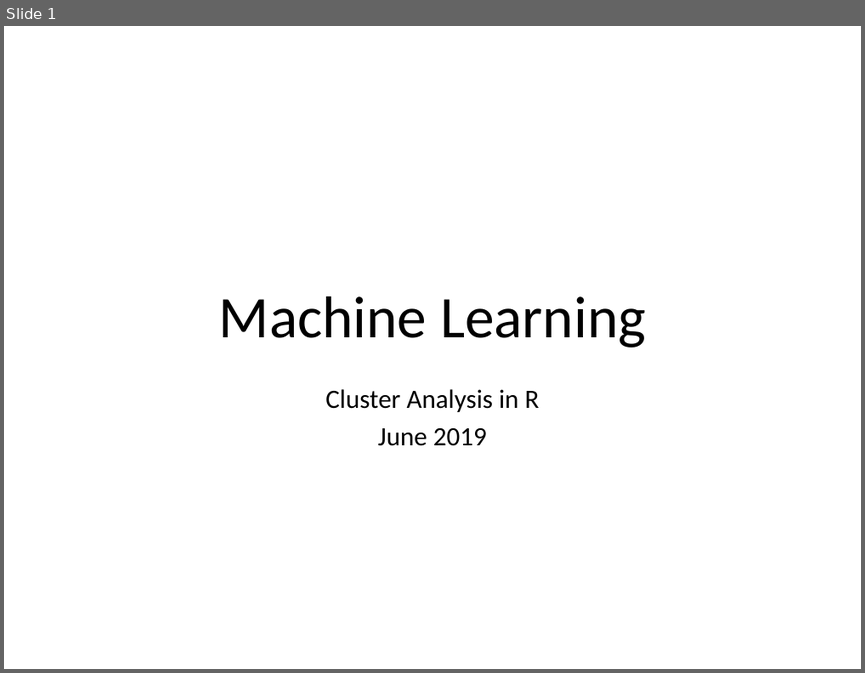
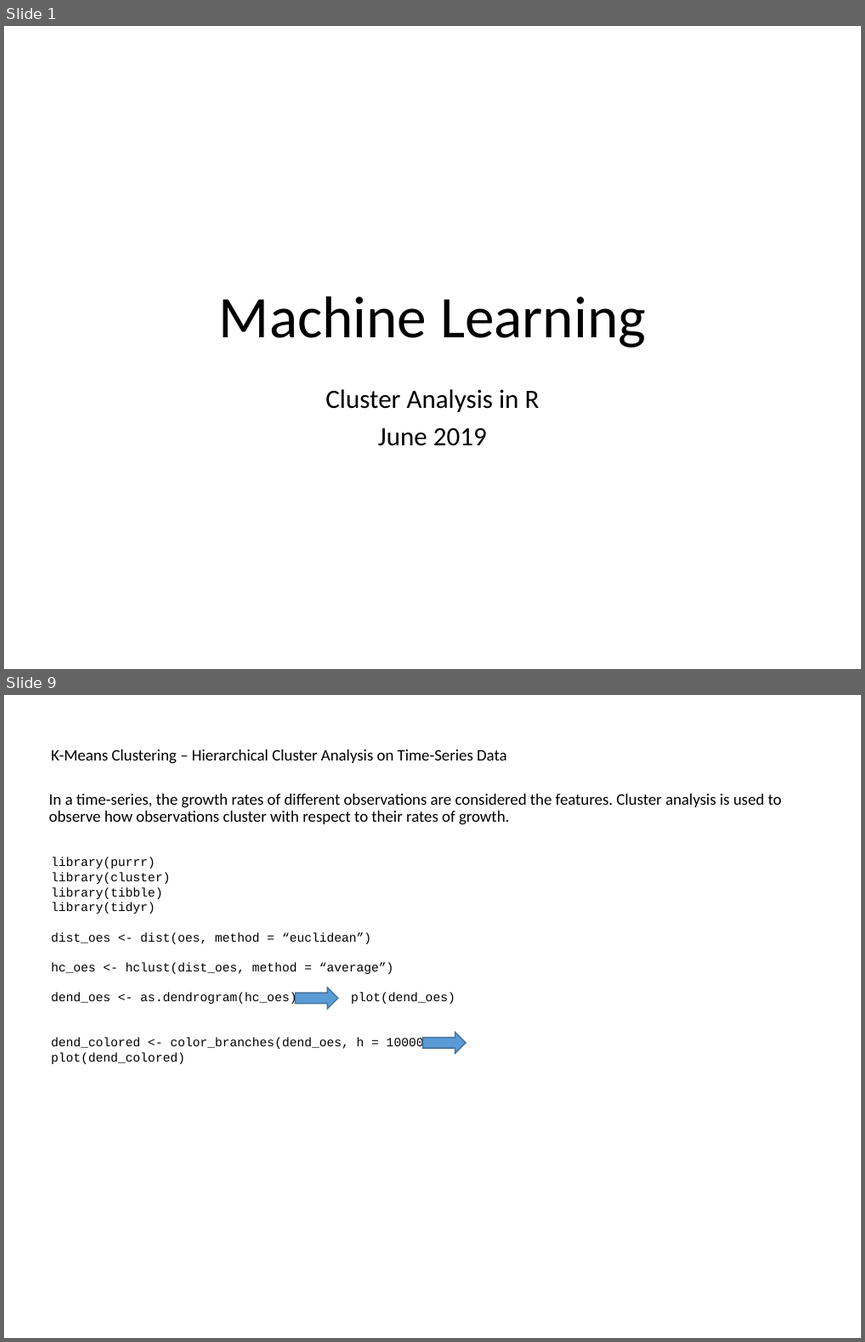
Before and after one commit to parcap/business-education, a slide deck: Track - Machine Learning/Cluster-Analysis-In-R/Cluster Analysis in R.pptx. Shown one above the other, each under a label of ours: slide 1 before the commit, slides 1 and 9 after it; the slides between them are not shown. The pictures are 865x673 and 865x1342 pixels, drawn with LibreOffice and Linux fonts; fonts in the diff are those of the drawing. Boxes give left, top, right and bottom in pixels: in the first picture for what was removed or moved away, otherwise in the second. Text is boxed around its words. In the diff, an @@ line names an element or a change of style, - is before the commit and + after.

```diff
--- a/Track - Machine Learning/Cluster-Analysis-In-R/Cluster Analysis in R.pptx
+++ b/Track - Machine Learning/Cluster-Analysis-In-R/Cluster Analysis in R.pptx
@@ slide 9 added at (4, 695, 861, 1338), background #FFFFFF @@
@@ text added at (51, 749, 506, 764), 13.5 pt, text #000000 @@
+K-Means Clustering – Hierarchical Cluster Analysis on Time-Series Data
@@ text added at (49, 794, 782, 825), 13.5 pt, text #000000 @@
+In a time-series, the growth rates of different observations are considered the features. Cluster analysis is used to observe how observations cluster with respect to their rates of growth.
@@ text added at (51, 857, 455, 1064), 10.5 pt, text #000000 @@
+library(purrr)
+library(cluster)
+library(tibble)
+library(tidyr)
+dist_oes <- dist(oes, method = “euclidean”)
+hc_oes <- hclust(dist_oes, method = “average”)
+dend_oes <- as.dendrogram(hc_oes) plot(dend_oes)
+dend_colored <- color_branches(dend_oes, h = 100000) plot(dend_colored)
@@ right arrow added at (296, 987, 338, 1009), fill #5B9BD5, outline #43739E 1 pt @@
@@ right arrow added at (423, 1032, 466, 1053), fill #5B9BD5, outline #43739E 1 pt @@
```
Also in this commit, not shown: 7 slides changed.
